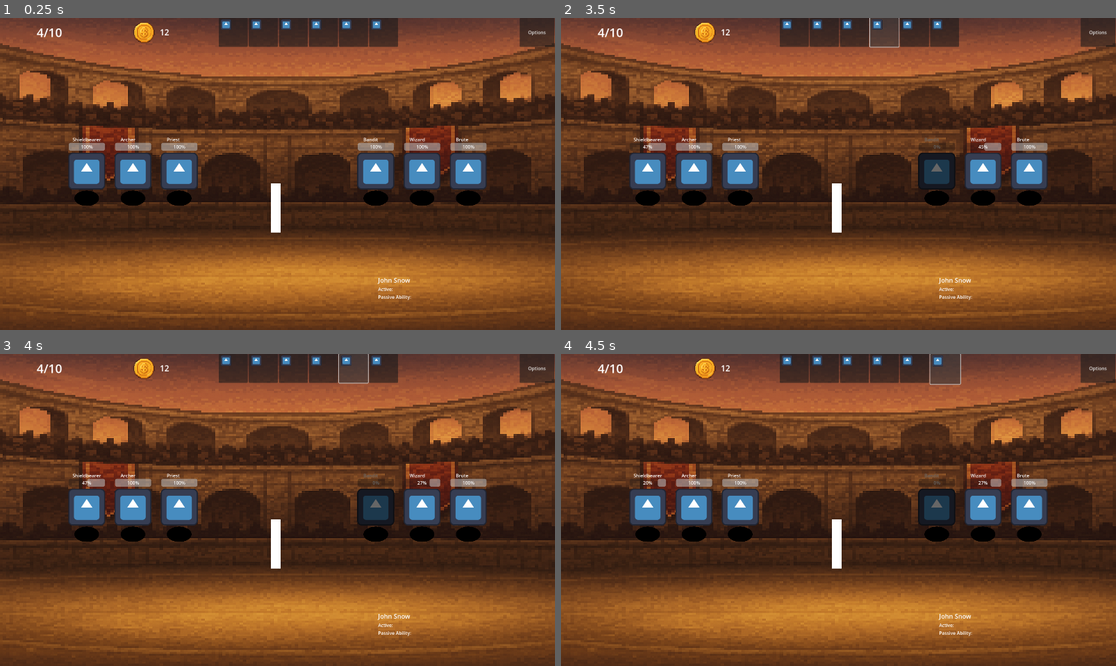
Above: before the commit, frames 1-4 (two rows, left to right).
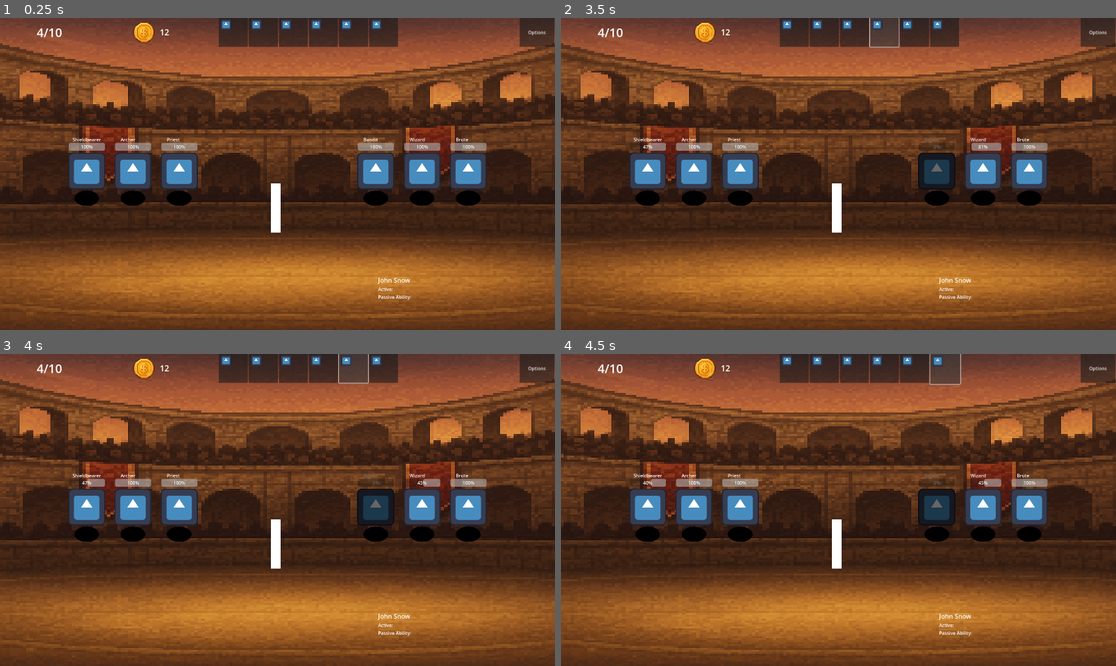
Above: after the commit, the same moments.

Repository: klaswell16/auto_battler
Game: Godot game, scene res://scenes/battle_scene.tscn
Same seed, same stepped clock (60 frames per second), same inputs: the game is played once before the commit and once after it. The engine's default icon, where the game draws it, is replaced by a stand-in: a white triangle on a blue panel in a dark square.
Inputs (mouse positions are in pixels of both pictures, inside the frame that each line leads up to):
- Up to frame 1 (0.25 s): no input
- Up to frame 2 (3.5 s): click (794, 33) at 0.5 s; click (821, 33) at 1.25 s; click (855, 33) at 2 s; click (882, 33) at 2.75 s
- Up to frame 3 (4 s): click (355, 369) at 3.5 s
- Up to frame 4 (4.5 s): click (943, 369) at 4.25 s

Frame 1 is identical in both runs. In frame 2, less than 0.1% of the frame differs, in the area x 73-77%, y 39-43%; in frame 3, less than 0.1%; in frame 4, less than 0.1%, in the area x 14-78%, y 39-43%.

Commit message:
Add speed to decide turn order

Diff:
--- a/scripts/battle_scene.gd
+++ b/scripts/battle_scene.gd
@@ -6,30 +6,29 @@
 var champion_scene: PackedScene = preload("res://scenes/Champion.tscn")
 
 var player_team := [
-	{"name":"Shieldbearer","hp":40,"pwr":8,"armor":3},
-	{"name":"Archer","hp":25,"pwr":12,"armor":1},
-	{"name":"Priest","hp":30,"pwr":4,"armor":1}
+	{"name":"Shieldbearer","hp":40,"pwr":8,"armor":3,"spd":8},
+	{"name":"Archer","hp":25,"pwr":12,"armor":1,"spd":14},
+	{"name":"Priest","hp":30,"pwr":4,"armor":1,"spd":10}
 ]
 
 var enemy_team := [
-	{"name":"Bandit","hp":28,"pwr":10,"armor":1},
-	{"name":"Wizard","hp":22,"pwr":14,"armor":0},
-	{"name":"Brute","hp":50,"pwr":6,"armor":4}
+	{"name":"Bandit","hp":28,"pwr":10,"armor":1,"spd":3},
+	{"name":"Wizard","hp":22,"pwr":14,"armor":0,"spd":4},
+	{"name":"Brute","hp":50,"pwr":6,"armor":4,"spd":6}
 ]
 
-var player_slots: Array[ChampionSlot] = []
-var enemy_slots: Array[ChampionSlot] = []
+var player_slots: Array = []
+var enemy_slots: Array = []
 
 func _ready() -> void:
 	_spawn_row(player_row, player_team)
 	_spawn_row(enemy_row, enemy_team)
 	_cache_slots()
-	# tiny delay so everything finishes instancing
 	await get_tree().create_timer(0.4).timeout
-	await _battle_loop()
+	await _battle_loop_speed_based()
 
 func _spawn_row(row: HBoxContainer, team: Array) -> void:
-	var count : int = min(team.size(), row.get_child_count())
+	var count: int = min(team.size(), row.get_child_count())
 	for i in count:
 		var slot = row.get_child(i)
 		if slot.has_method("place_champion"):
@@ -40,6 +39,7 @@
 	enemy_slots.clear()
 
 	for child in player_row.get_children():
+		# assumes your script uses class_name ChampionSlot
 		if child is ChampionSlot:
 			player_slots.append(child)
 
@@ -47,25 +47,93 @@
 		if child is ChampionSlot:
 			enemy_slots.append(child)
 
-func _battle_loop() -> void:
-	var current_side := "player"
-
+func _battle_loop_speed_based() -> void:
 	while true:
+		# Check win/lose before the round
 		if _is_team_defeated(player_slots):
 			_on_battle_end("enemy")
-			break
+			return
 		if _is_team_defeated(enemy_slots):
 			_on_battle_end("player")
-			break
+			return
 
-		if current_side == "player":
-			await _team_attack(player_slots, enemy_slots)
-			current_side = "enemy"
-		else:
-			await _team_attack(enemy_slots, player_slots)
-			current_side = "player"
+		var actors: Array = _get_actors_in_speed_order()
+		if actors.is_empty():
+			print("No actors left, battle is a draw?")
+			return
 
-func _is_team_defeated(slots: Array[ChampionSlot]) -> bool:
+		for actor in actors:
+			var champ: Champion = actor["champ"]
+			var team: String = actor["team"]
+
+			# skip if they died earlier in the round
+			if champ == null or champ.is_dead():
+				continue
+
+			var defenders: Array = enemy_slots if team == "player" else player_slots
+
+			var target: Champion = _get_first_living_champion(defenders)
+			if target == null:
+				# opposing team is wiped mid-round
+				if team == "player":
+					_on_battle_end("player")
+				else:
+					_on_battle_end("enemy")
+				return
+
+			# attack!
+			champ.attack(target)
+
+			await get_tree().create_timer(0.4).timeout
+
+			# immediately check win/lose after each hit
+			if _is_team_defeated(defenders):
+				if team == "player":
+					_on_battle_end("player")
+				else:
+					_on_battle_end("enemy")
+				return
+
+func _get_actors_in_speed_order() -> Array:
+	var actors: Array = []
+
+	for slot in player_slots:
+		if slot.champion != null \
+		and slot.champion is Champion \
+		and not slot.champion.is_dead():
+			actors.append({
+				"champ": slot.champion,
+				"team": "player"
+			})
+
+	for slot in enemy_slots:
+		if slot.champion != null \
+		and slot.champion is Champion \
+		and not slot.champion.is_dead():
+			actors.append({
+				"champ": slot.champion,
+				"team": "enemy"
+			})
+
+	# sort by speed descending, players win ties (you can change this)
+	actors.sort_custom(_compare_actor_speed)
+
+	return actors
+
+func _compare_actor_speed(a: Dictionary, b: Dictionary) -> bool:
+	var ca: Champion = a["champ"]
+	var cb: Champion = b["champ"]
+
+	if ca.speed == cb.speed:
+		# tiebreaker: player team acts first
+		if a["team"] == b["team"]:
+			return true
+		return a["team"] == "player"
+
+	# higher speed comes first
+	return ca.speed > cb.speed
+
+func _is_team_defeated(slots: Array) -> bool:
 	for slot in slots:
 		if slot.champion != null \
 		and slot.champion is Champion \
@@ -73,7 +141,7 @@
 			return false
 	return true
 
-func _get_first_living_champion(slots: Array[ChampionSlot]) -> Champion:
+func _get_first_living_champion(slots: Array) -> Champion:
 	for slot in slots:
 		if slot.champion != null \
 		and slot.champion is Champion \
@@ -81,22 +149,6 @@
 			return slot.champion
 	return null
 
-func _team_attack(attacking_slots: Array[ChampionSlot], defending_slots: Array[ChampionSlot]) -> void:
-	for slot in attacking_slots:
-		var attacker: Champion = slot.champion
-		if attacker == null or attacker.is_dead():
-			continue
-
-		var target: Champion = _get_first_living_champion(defending_slots)
-		if target == null:
-			return # other team is dead mid-turn
-
-		# TODO: Add animations, SFX, etc.
-		attacker.attack(target)
-
-		# Small pause between attacks so you can see it happen
-		await get_tree().create_timer(0.4).timeout
-
 func _on_battle_end(winner: String) -> void:
 	print("Battle over! Winner: ", winner)
-	# Later: show a label, button to return to menu, rewards, etc.
+	# TODO: hook into title screen / rewards / next round, etc.
Not shown, added: scenes/battle_scene.tscn3049422518.tmp
